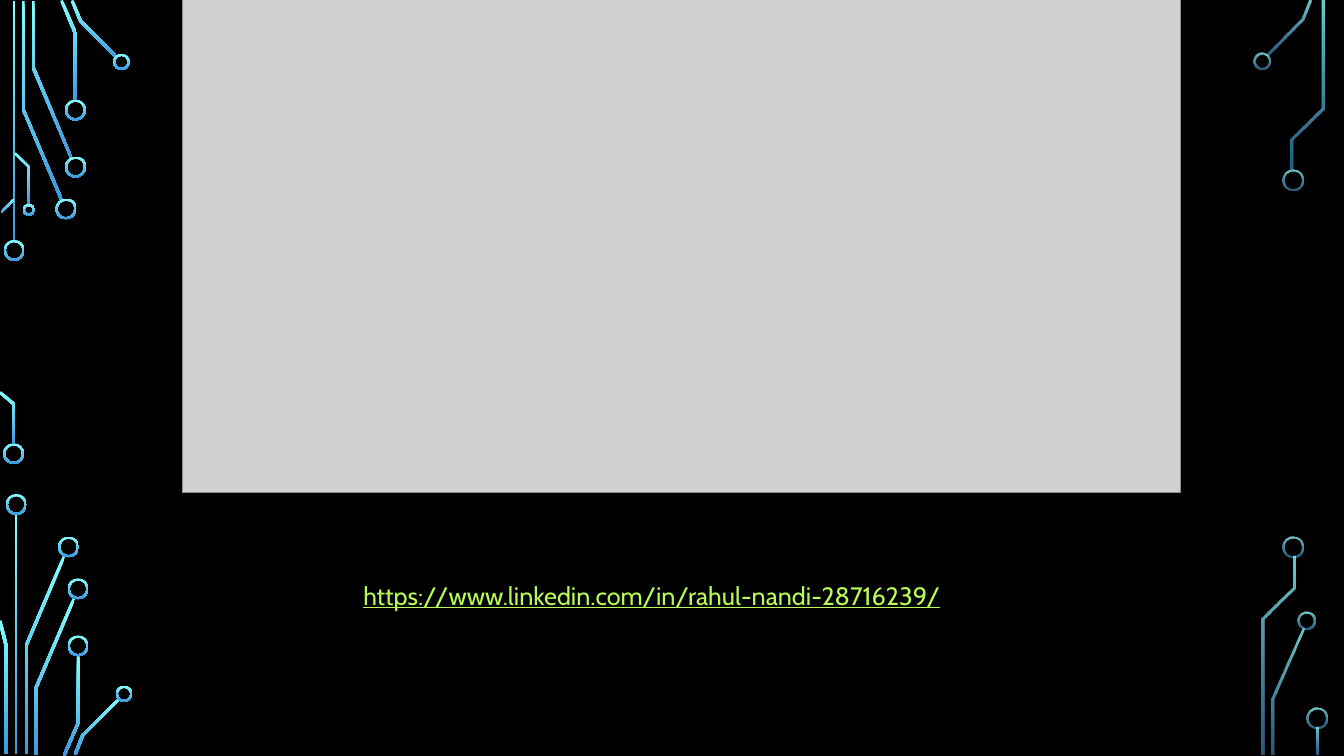
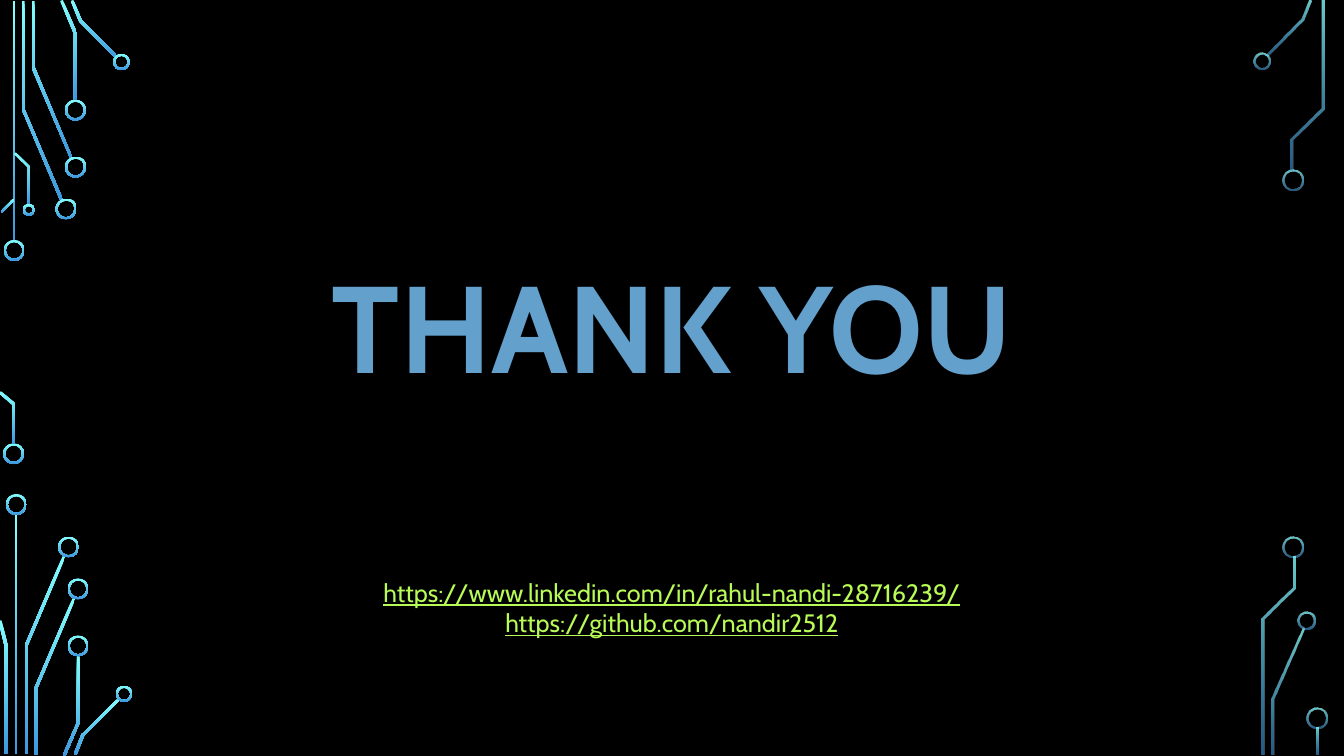
Before and after one commit to nandir2512/LJMU-MS-Research-GenAI, a slide deck: slide 15 of Rahul_Nandi_Final_Thesis_Video/Presentation.pptx. Drawn at 1344x756 pixels with LibreOffice and Linux fonts; fonts in the diff are those of the drawing; grey boxes stand for pictures; background and template pictures are left out. Boxes give left, top, right and bottom in pixels: in the first picture for what was removed or moved away, otherwise in the second. Text is boxed around its words. In the diff, an @@ line names an element or a change of style, - is before the commit and + after.

Commit message:
ppt

```diff
--- a/Rahul_Nandi_Final_Thesis_Video/Presentation.pptx
+++ b/Rahul_Nandi_Final_Thesis_Video/Presentation.pptx
@@ picture removed at bbox=[182, 0, 1181, 493] @@
@@ text added at bbox=[332, 285, 1013, 375], 88 pt, text #63A0CC, bold @@
+THANK YOU
@@ text "By Rahul Nandi": place and size @@
-text "By Rahul Nandi" at bbox=[363, 586, 940, 611]
+text "By Rahul Nandi" at bbox=[383, 583, 960, 608]
@@ text "https://www.linkedin.com/in/rahul-nandi-28716239/": place and size @@
-text "https://www.linkedin.com/in/rahul-nandi-28716239/" at bbox=[363, 586, 940, 611]
+text "https://www.linkedin.com/in/rahul-nandi-28716239/" at bbox=[383, 583, 960, 638]
@@ text at bbox=[505, 613, 838, 638]: paragraph added @@
+https://github.com/nandir2512
```
Also in this commit, not shown: 7 other slides changed.
